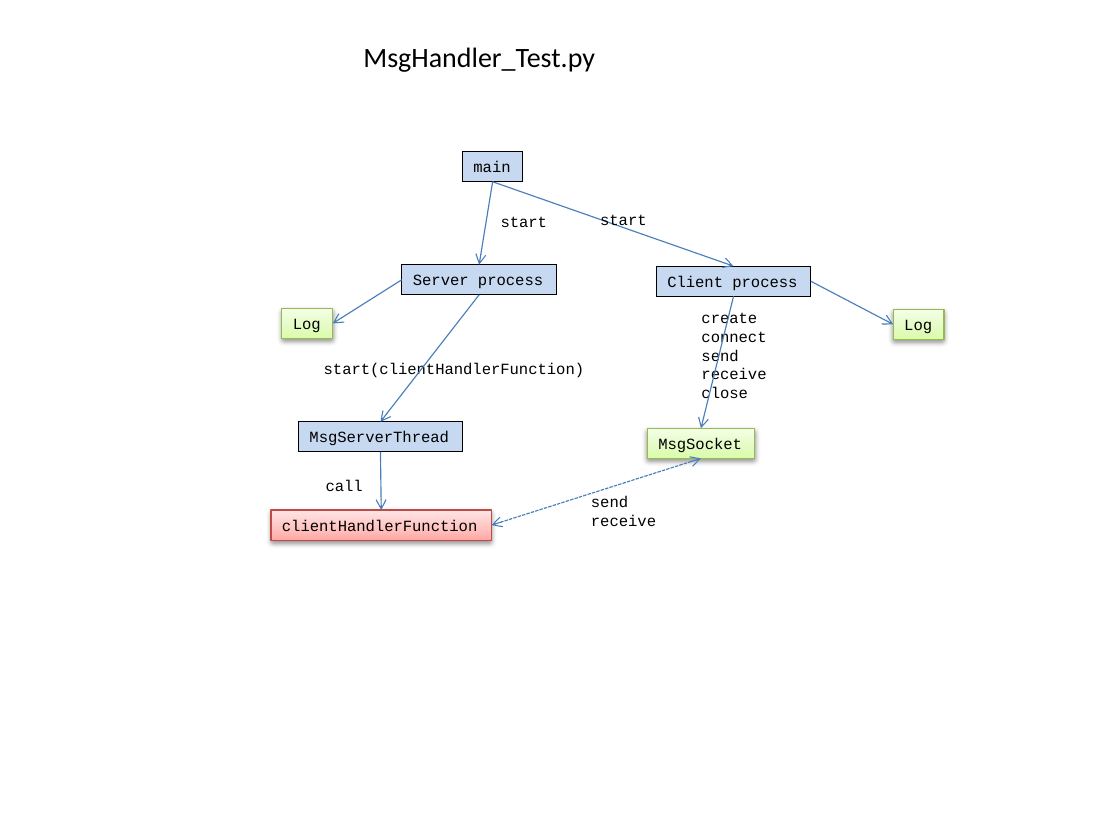
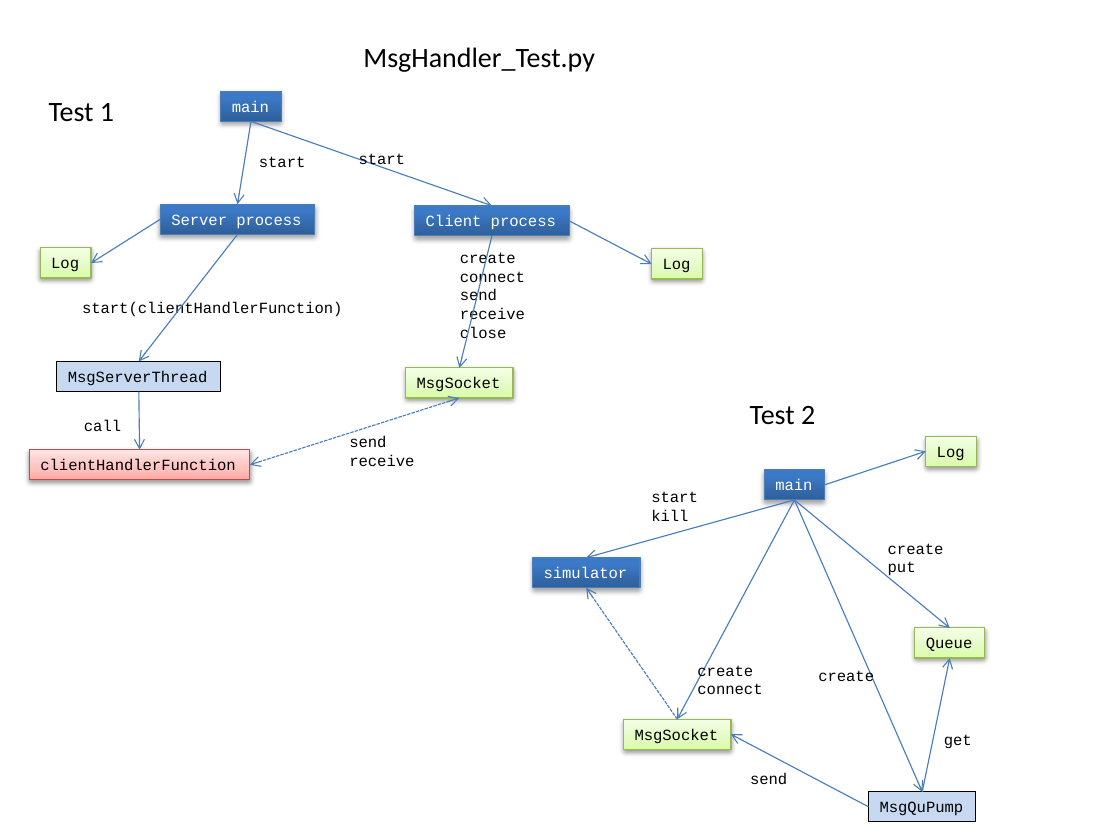
Before and after one commit to mlozborne/motin, a slide deck: slide 6 of Scripting/ScriptingDocumenation/DesignDiagrams.pptx. Drawn at 1120x840 pixels with LibreOffice and Linux fonts; fonts in the diff are those of the drawing. Boxes give left, top, right and bottom in pixels: in the first picture for what was removed or moved away, otherwise in the second. Text is boxed around its words. In the diff, an @@ line names an element or a change of style, - is before the commit and + after.

```diff
--- a/Scripting/ScriptingDocumenation/DesignDiagrams.pptx
+++ b/Scripting/ScriptingDocumenation/DesignDiagrams.pptx
@@ text added at bbox=[49, 103, 114, 122], 18 pt, text #000000 @@
+Test 1
@@ text colour #000000 to #FFFFFF; fill #C6D9F1 to gradient #2F5F99 to #3D7CC7 to #3A7CCB; outline #000000 0.75 pt to #4B7EBC 0.75 pt; shadow on in 3 elements at bbox=[221, 91, 281, 121], bbox=[414, 206, 569, 236], bbox=[160, 204, 315, 234] @@
@@ 8 rectangles, 7 arrows, 6 texts, 1 double arrow: place and size @@
-8 rectangles, 7 arrows, 6 texts, 1 double arrow at bbox=[271, 151, 944, 540]
+8 rectangles, 7 arrows, 6 texts, 1 double arrow at bbox=[29, 91, 702, 479]
@@ text added at bbox=[750, 406, 815, 425], 18 pt, text #000000 @@
+Test 2
@@ rectangle added at bbox=[926, 437, 977, 467], fill gradient #DAFDA7 to #E4FCC2 to #F5FFE7, outline #98B955 0.75 pt, 10 pt, text #000000 @@
+Log
@@ rectangle added at bbox=[764, 469, 824, 500], fill gradient #2F5F99 to #3D7CC7 to #3A7CCB, outline #4B7EBC 0.75 pt, 10 pt, text #FFFFFF @@
+main
@@ arrow added from (824, 485) to (926, 451), #4B7EBC 0.75 pt @@
@@ arrow added from (794, 500) to (586, 558), #4B7EBC 0.75 pt @@
@@ text added at bbox=[651, 491, 698, 521], 10 pt, text #000000 @@
+start
+kill
@@ arrow added from (794, 500) to (678, 719), #4B7EBC 0.75 pt @@
@@ arrow added from (794, 500) to (950, 628), #4B7EBC 0.75 pt @@
@@ arrow added from (794, 500) to (922, 792), #4B7EBC 0.75 pt @@
@@ rectangle added at bbox=[532, 558, 640, 588], fill gradient #2F5F99 to #3D7CC7 to #3A7CCB, outline #4B7EBC 0.75 pt, 10 pt, text #FFFFFF @@
+simulator
@@ text added at bbox=[888, 543, 944, 578], 10 pt, text #000000 @@
+create
+put
@@ arrow added from (678, 719) to (586, 588), #4B7EBC 0.75 pt dashed @@
@@ rectangle added at bbox=[915, 628, 984, 659], fill gradient #DAFDA7 to #E4FCC2 to #F5FFE7, outline #98B955 0.75 pt, 10 pt, text #000000 @@
+Queue
@@ arrow added from (922, 792) to (950, 659), #4B7EBC 0.75 pt @@
@@ text added at bbox=[697, 664, 762, 694], 10 pt, text #000000 @@
+create
+connect
@@ text added at bbox=[818, 669, 874, 683], 10 pt, text #000000 @@
+create
@@ rectangle added at bbox=[624, 719, 731, 749], fill gradient #DAFDA7 to #E4FCC2 to #F5FFE7, outline #98B955 0.75 pt, 10 pt, text #000000 @@
+MsgSocket
@@ arrow added from (868, 806) to (731, 735), #4B7EBC 0.75 pt @@
@@ text added at bbox=[944, 734, 972, 749], 10 pt, text #000000 @@
+get
@@ text added at bbox=[750, 772, 787, 785], 10 pt, text #000000 @@
+send
@@ rectangle added at bbox=[868, 792, 976, 822], fill #C6D9F1, outline #000000 0.75 pt, 10 pt, text #000000 @@
+MsgQuPump
```
Also in this commit, not shown: 2 other slides changed, 2 other files.
